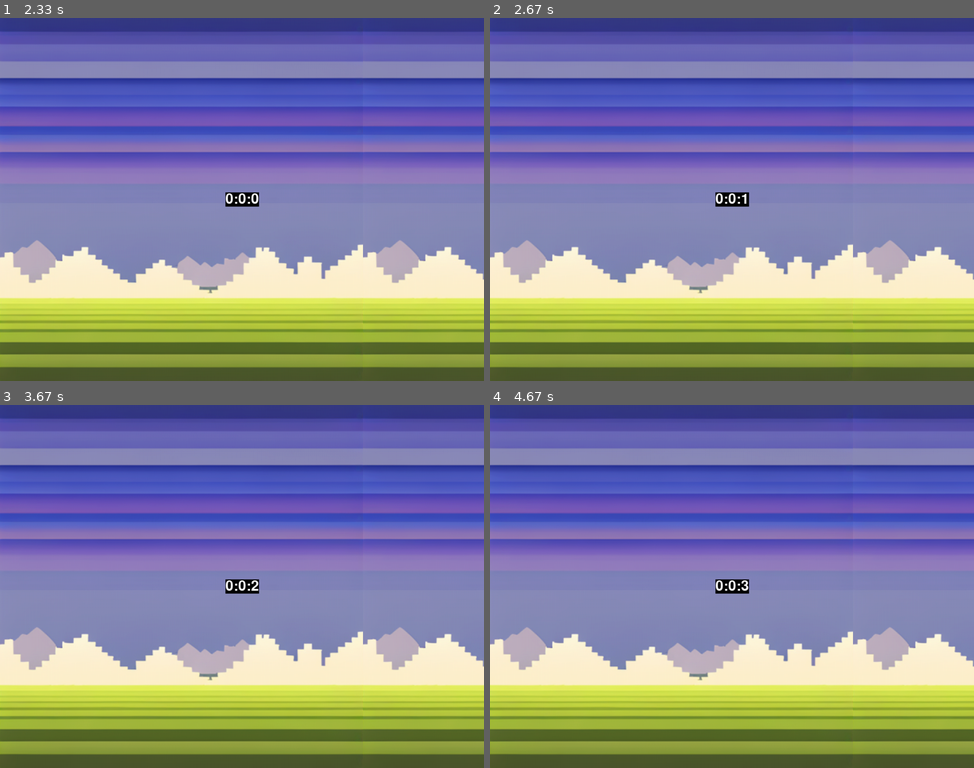
Above: before the commit, frames 1-4 (two rows, left to right).
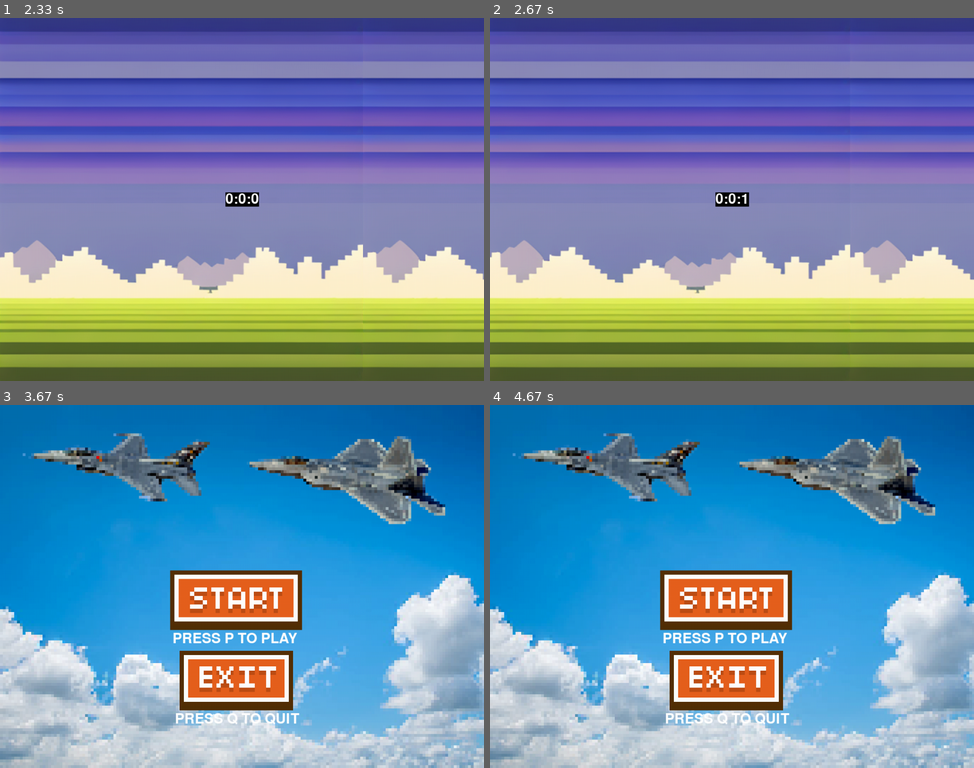
Above: after the commit, the same moments.

Repository: NezirNezirevic1054620/pygame_app
Game: pygame game, started from game.py
The game is run twice, just before and just after one commit, with the same random seed, the same clock (stepped at 60 frames per second) and the same inputs.
Inputs:
- Up to frame 1 (2.33 s): tap P at 0.33 s
- Up to frame 2 (2.67 s): no input
- Up to frame 3 (3.67 s): hold M from 3.3 s (still down)
- Up to frame 4 (4.67 s): release M at 3.9 s

Frame 1 is identical in both runs. In frame 2, 1.1% of the frame differs, in the area x 0-100%, y 61-78%; in frame 3, 100%; in frame 4, 100%, in the area x 0-100%, y 0-100%.

Commit message:
timer on start screen fixed partially

Diff:
--- a/utils/scrolling_background.py
+++ b/utils/scrolling_background.py
@@ -1,11 +1,10 @@
 import pygame
 import math
 from view import screen
-from utils import timer
+
+# from utils import timer
 
 pygame.init()
-
-clock = pygame.time.Clock()
 
 
 def scrolling_background(
@@ -26,9 +25,16 @@
     screen_tiles = math.ceil(SCREEN_WIDTH / background_width) + 1
     # Game loop
     run = True
+    hours = 0
+    mins = 0
+    secs = 0
+    text = font.render(f"{hours}:{mins}:{secs}", True, (255, 255, 255), (0, 0, 0))
+    textRect = text.get_rect()
+    textRect.center = SCREEN_WIDTH // 2, SCREEN_HEIGHT // 2
+    clock = pygame.time.Clock()
 
     while run:
-        clock.tick(GAME_SPEED)
+        clock.tick(1)
 
         # Draw scrolling background
         for i in range(0, screen_tiles):
@@ -40,19 +46,22 @@
         # Reset scroll
         if abs(scroll) > background_width:
             scroll = 0
-        timer.game_timer(
-            canvas=canvas,
-            font=font,
-            SCREEN_WIDTH=SCREEN_WIDTH,
-            SCREEN_HEIGHT=SCREEN_HEIGHT,
-        )
+        secs += 1
+        canvas.blit(text, textRect)
+        if secs == 60:
+            secs = 0
+            mins += 1
+        if mins == 60:
+            mins = 0
+            secs = 0
+            hours += 1
+        text = font.render(f"{hours}:{mins}:{secs}", True, (255, 255, 255), (0, 0, 0))
+        pygame.display.flip()
+
         # Event handler
         for event in pygame.event.get():
             if event.type == pygame.KEYDOWN:
                 if event.key == pygame.K_m:
-                    # screen.start_screen(canvas=canvas, font=font, text_color=text_color)
-                    pass
-                if event.type == pygame.K_q:
-                    quit()
-                    break
-        pygame.display.flip()
+                    run = False
+                    screen.start_screen(canvas=canvas, font=font, text_color=text_color)
+                    pygame.display.flip()
--- a/utils/timer.py
+++ b/utils/timer.py
@@ -31,4 +31,4 @@
             if event.type == pygame.KEYDOWN:
                 if event.key == pygame.K_q:
                     quit()
-        pygame.display.flip()
+        pygame.display.update()
--- a/view/screen.py
+++ b/view/screen.py
@@ -2,7 +2,6 @@
 
 # from utils import timer
 from utils import scrolling_background
-from utils import timer
 
 pygame.init()
 
@@ -28,11 +27,12 @@
     canvas.blit(quit_game, (370, 650))
     canvas.blit(start_btn, (360, 350))
     canvas.blit(exit_btn, (380, 520))
+    pygame.display.flip()
 
 
 # functie om de game te starten
 def start_game_screen(canvas, font, SCREEN_WIDTH, SCREEN_HEIGHT, text_color):
-    # canvas.blit(background_ingame, (0, 0))
+    # canvas.blit(background_ingame, (0, 0)
     scrolling_background.scrolling_background(
         SCREEN_HEIGHT=SCREEN_HEIGHT,
         SCREEN_WIDTH=SCREEN_WIDTH,
